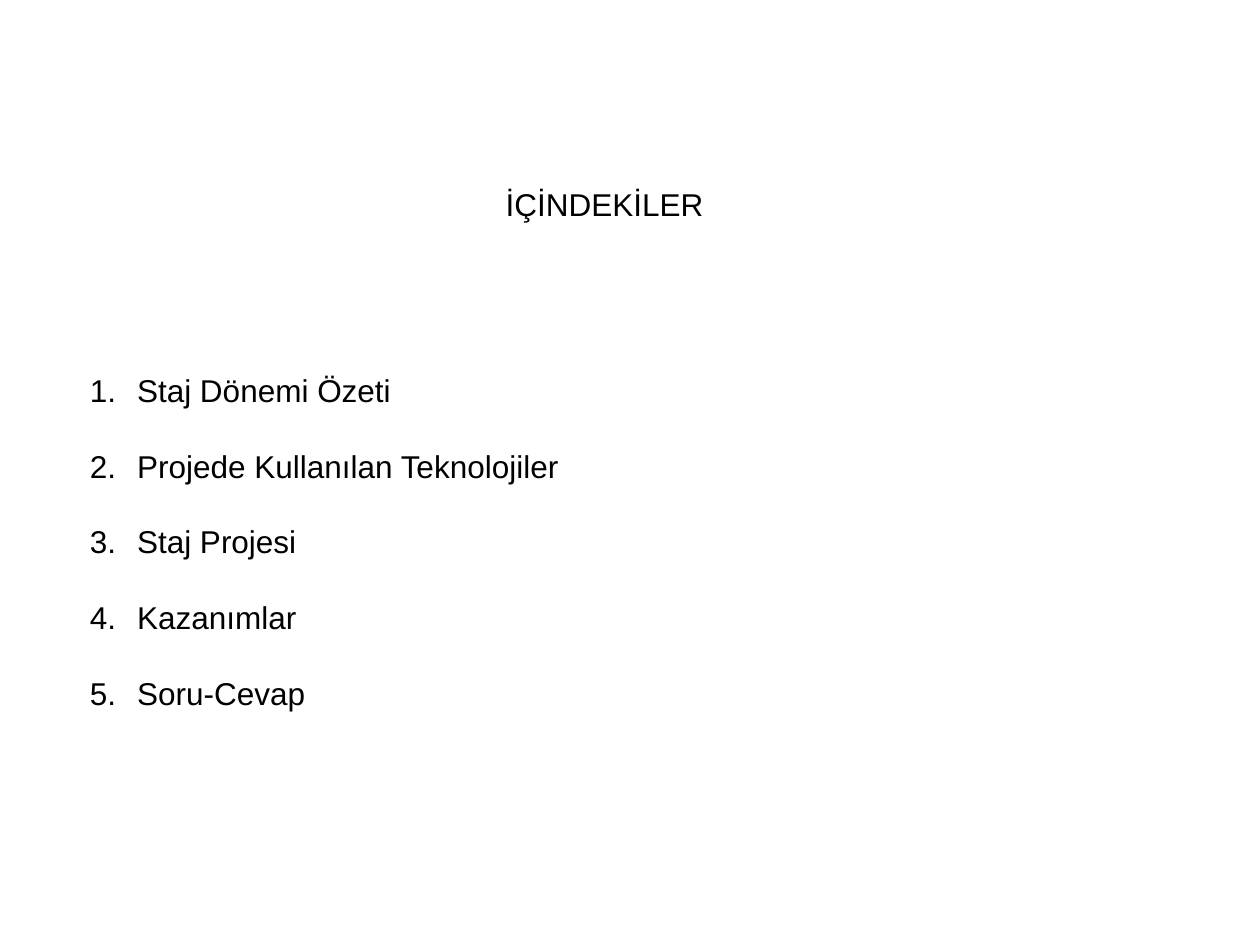
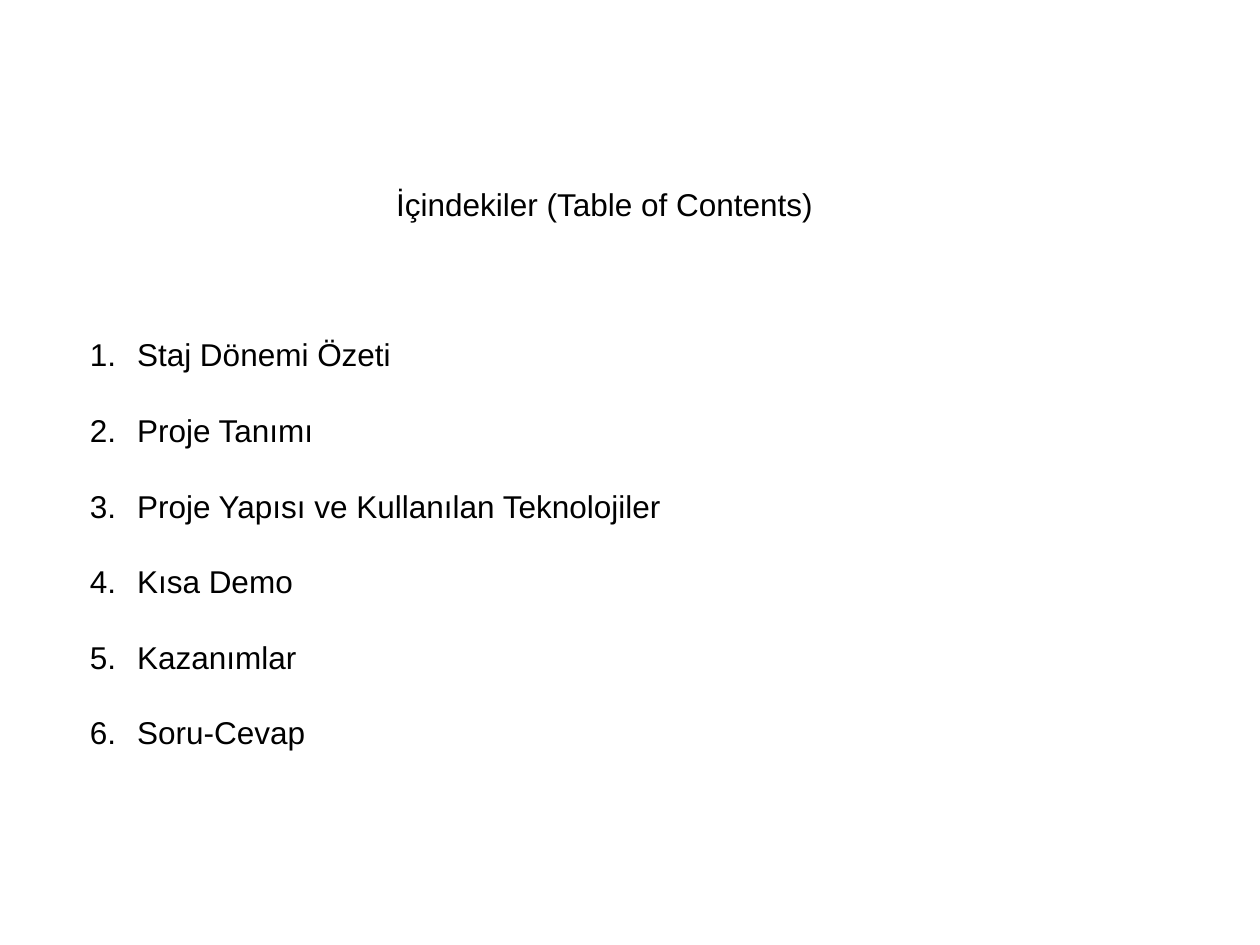
Before and after one commit to bdutucu/yaml-parser-real, a slide deck: slide 4 of sunum/bugra sunum.pptx. Drawn at 1260x945 pixels with LibreOffice and Linux fonts; fonts in the diff are those of the drawing; background and template pictures are left out. Boxes give left, top, right and bottom in pixels: in the first picture for what was removed or moved away, otherwise in the second. Text is boxed around its words. In the diff, an @@ line names an element or a change of style, - is before the commit and + after.

Commit message:
presentation updated

```diff
--- a/sunum/bugra sunum.pptx
+++ b/sunum/bugra sunum.pptx
@@ text at (x1=396, y1=191, x2=812, y2=222): text changed @@
-İÇİNDEKİLER
+İçindekiler (Table of Contents)
@@ text "Staj Dönemi Özeti" moved from (x1=137, y1=377, x2=559, y2=710) to (x1=137, y1=341, x2=661, y2=750) @@
@@ text at (x1=137, y1=419, x2=661, y2=594): text changed @@
-2. Projede Kullanılan Teknolojiler
-3. Staj Projesi
+2. Proje Tanımı
+3. Proje Yapısı ve Kullanılan Teknolojiler
+4. Kısa Demo
```
Also in this commit, not shown: 2 other slides changed, 6 slides added.
